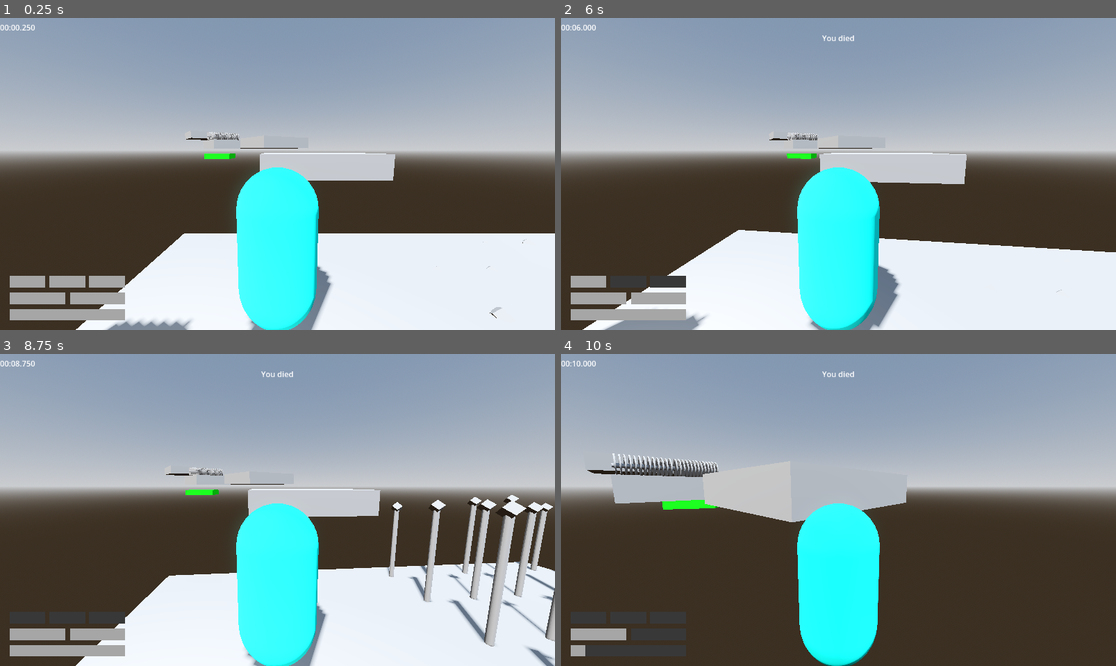
Above: before the commit, frames 1-4 (two rows, left to right).
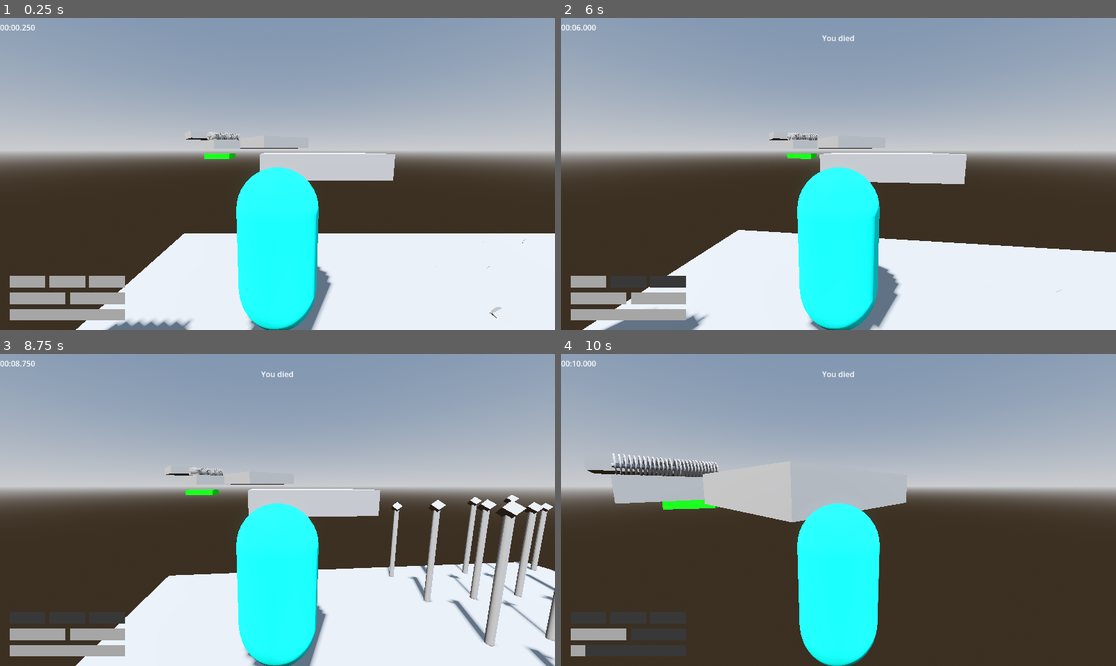
Above: after the commit, the same moments.

Repository: jpvds1/DDJD
Game: Godot game, scene res://scenes/levels/level_1.tscn
Same seed, same stepped clock (60 frames per second), same inputs: the game is played once before the commit and once after it.
Inputs (mouse positions are in pixels of both pictures, inside the frame that each line leads up to):
- Up to frame 1 (0.25 s): no input
- Up to frame 2 (6 s): tap Enter at 0.5 s; move the mouse to (866, 174) at 0.52 s; hold W (move_forwards) 0.53-5.78 s; tap Q (dash) every 1.5 s from 0.6 to 5.1 s; tap Space (jump) at 0.77, 1.52, 3.02, 3.77, 4.52 s; move the mouse to (810, 174) at 1.27 s; tap Shift (sprint) every 1.5 s from 1.35 to 5.85 s; move the mouse to (849, 167) at 2.02 s; move the mouse to (832, 180) at 2.77 s; move the mouse to (877, 177) at 3.52 s; move the mouse to (794, 170) at 4.27 s; move the mouse to (844, 174) at 5.02 s; move the mouse to (816, 167) at 5.77 s; hold D (move_right) from 5.78 s (still down)
- Up to frame 3 (8.75 s): tap Space (jump) at 6.02, 6.77, 7.52 s; move the mouse to (305, 510) at 6.52 s; release D (move_right) at 6.53 s; hold W (move_forwards) from 6.53 s (still down); tap Q (dash) at 6.6, 8.1 s; move the mouse to (249, 510) at 7.27 s; tap Shift (sprint) at 7.35 s; move the mouse to (288, 503) at 8.02 s
- Up to frame 4 (10 s): move the mouse to (832, 516) at 8.77 s; release W (move_forwards) at 8.78 s; hold A (move_left) 8.78-9.53 s; tap Shift (sprint) at 8.85 s; tap Space (jump) at 9.02, 9.77 s; move the mouse to (877, 513) at 9.52 s; hold W (move_forwards) from 9.53 s (still down); tap Q (dash) at 9.6 s

The runs differ from the first frame. In frame 1, 2.9% of the frame differs, in the area x 19-57%, y 55-100%; in frame 2, 1.6%; in frame 3, 2.7%; in frame 4, nothing differs.

Commit message:
level_1 cleanup

Diff:
--- a/platformer-game/scenes/levels/level_1.tscn
+++ b/platformer-game/scenes/levels/level_1.tscn
@@ -9,8 +9,6 @@
 [ext_resource type="PackedScene" uid="uid://csjbg210nkp6l" path="res://scenes/building_materials/saw_group.tscn" id="7_oc4kc"]
 [ext_resource type="PackedScene" uid="uid://cyw8iqn0l8uak" path="res://scenes/building_materials/spike_trap.tscn" id="8_s8va5"]
 [ext_resource type="PackedScene" uid="uid://rtexe01uxxw6" path="res://scenes/building_materials/laser.tscn" id="9_dga24"]
-[ext_resource type="Script" uid="uid://2qctbl6toalw" path="res://scripts/systems/torch_flicker.gd" id="10_excbq"]
-[ext_resource type="Script" uid="uid://bthf3m0ev315d" path="res://scripts/systems/cloud_behavior.gd" id="11_excbq"]
 
 [sub_resource type="ProceduralSkyMaterial" id="ProceduralSkyMaterial_64t6i"]
 sky_horizon_color = Color(0.66224277, 0.6717428, 0.6867428, 1)
@@ -150,79 +148,6 @@
 [node name="Hitbox" parent="Laser" index="1" unique_id=1352457121]
 transform = Transform3D(1.006, 0, 0, 0, 1.006, 0, 0, 0, 4.75, 0, 0, 0)
 
-[node name="Torch" type="Node3D" parent="." unique_id=1529938211]
-transform = Transform3D(1, 0, 0, 0, 1, 0, 0, 0, 1, 1.1860354, 1.2337936, -2.6722245)
-script = ExtResource("10_excbq")
-
-[node name="Stick" type="CSGCylinder3D" parent="Torch" unique_id=1043657905]
-radius = 0.05
-height = 0.4
-
-[node name="Flame" type="Marker3D" parent="Torch" unique_id=947190913]
-
-[node name="GPUParticles3D" type="GPUParticles3D" parent="Torch/Flame" unique_id=103060363]
-amount = 10
-lifetime = 1.5
-explosiveness = 0.9
-process_material = SubResource("ParticleProcessMaterial_wtwp4")
-draw_pass_1 = SubResource("SphereMesh_iwr0g")
-
-[node name="OmniLight3D" type="OmniLight3D" parent="Torch/Flame" unique_id=305672225]
-light_energy = 2.0
-
-[node name="Cloud" type="Node3D" parent="Torch" unique_id=1225082331]
-transform = Transform3D(1, 0, 0, 0, 1, 0, 0, 0, 1, -1.1307355, 0.6323472, -0.99181056)
-
-[node name="CSGCombiner3D" type="CSGCombiner3D" parent="Torch/Cloud" unique_id=1610829573]
-transform = Transform3D(0.4, 0, 0, 0, 0.4, 0, 0, 0, 0.4, 1.1433265, -0.8813596, 0.96434927)
-material_override = SubResource("StandardMaterial3D_bahl2")
-
-[node name="Ball_1" type="CSGMesh3D" parent="Torch/Cloud/CSGCombiner3D" unique_id=640380862]
-mesh = SubResource("SphereMesh_np2pn")
-
-[node name="Ball_2" type="CSGMesh3D" parent="Torch/Cloud/CSGCombiner3D" unique_id=1232259132]
-transform = Transform3D(1, 0, 0, 0, 1, 0, 0, 0, 1, 0.18, 0.049999952, 0.099999905)
-mesh = SubResource("SphereMesh_v6ha0")
-
-[node name="Ball_3" type="CSGMesh3D" parent="Torch/Cloud/CSGCombiner3D" unique_id=1879564274]
-transform = Transform3D(1, 0, 0, 0, 1, 0, 0, 0, 1, -0.15, -0.050000012, 0.119999886)
-mesh = SubResource("SphereMesh_gmpev")
-
-[node name="Ball_4" type="CSGMesh3D" parent="Torch/Cloud/CSGCombiner3D" unique_id=318763546]
-transform = Transform3D(1, 0, 0, 0, 1, 0, 0, 0, 1, -0.1, 0.100000024, -0.1500001)
-mesh = SubResource("SphereMesh_mkypq")
-
-[node name="Ball_5" type="CSGMesh3D" parent="Torch/Cloud/CSGCombiner3D" unique_id=879342769]
-transform = Transform3D(1, 0, 0, 0, 1, 0, 0, 0, 1, 0.12, -0.07999998, -0.119999886)
-mesh = SubResource("SphereMesh_ndtll")
-
-[node name="Cloud" type="Node3D" parent="." unique_id=1765472939]
-transform = Transform3D(1, 0, 0, 0, 1, 0, 0, 0, 1, 0.052350044, 1, -2.6906462)
-script = ExtResource("11_excbq")
-
-[node name="CSGCombiner3D" type="CSGCombiner3D" parent="Cloud" unique_id=1151474937]
-transform = Transform3D(0.4, 0, 0, 0, 0.4, 0, 0, 0, 0.4, 0.040394783, 0, 0)
-material_override = SubResource("StandardMaterial3D_bahl2")
-
-[node name="Ball_1" type="CSGMesh3D" parent="Cloud/CSGCombiner3D" unique_id=1992780895]
-mesh = SubResource("SphereMesh_np2pn")
-
-[node name="Ball_2" type="CSGMesh3D" parent="Cloud/CSGCombiner3D" unique_id=514210348]
-transform = Transform3D(1, 0, 0, 0, 1, 0, 0, 0, 1, 0.18, 0.049999952, 0.099999905)
-mesh = SubResource("SphereMesh_v6ha0")
-
-[node name="Ball_3" type="CSGMesh3D" parent="Cloud/CSGCombiner3D" unique_id=709481227]
-transform = Transform3D(1, 0, 0, 0, 1, 0, 0, 0, 1, -0.15, -0.050000012, 0.119999886)
-mesh = SubResource("SphereMesh_gmpev")
-
-[node name="Ball_4" type="CSGMesh3D" parent="Cloud/CSGCombiner3D" unique_id=1572317589]
-transform = Transform3D(1, 0, 0, 0, 1, 0, 0, 0, 1, -0.1, 0.100000024, -0.1500001)
-mesh = SubResource("SphereMesh_mkypq")
-
-[node name="Ball_5" type="CSGMesh3D" parent="Cloud/CSGCombiner3D" unique_id=571834073]
-transform = Transform3D(1, 0, 0, 0, 1, 0, 0, 0, 1, 0.12, -0.07999998, -0.119999886)
-mesh = SubResource("SphereMesh_ndtll")
-
 [editable path="Killzone"]
 [editable path="Laser"]
 [editable path="Laser/Hitbox/Killzone"]
Renamed: platformer-game/scenes/levels/cloud.tscn -> platformer-game/scenes/building_materials/cloud.tscn
Renamed: platformer-game/scenes/levels/torch.tscn -> platformer-game/scenes/building_materials/torch.tscn
